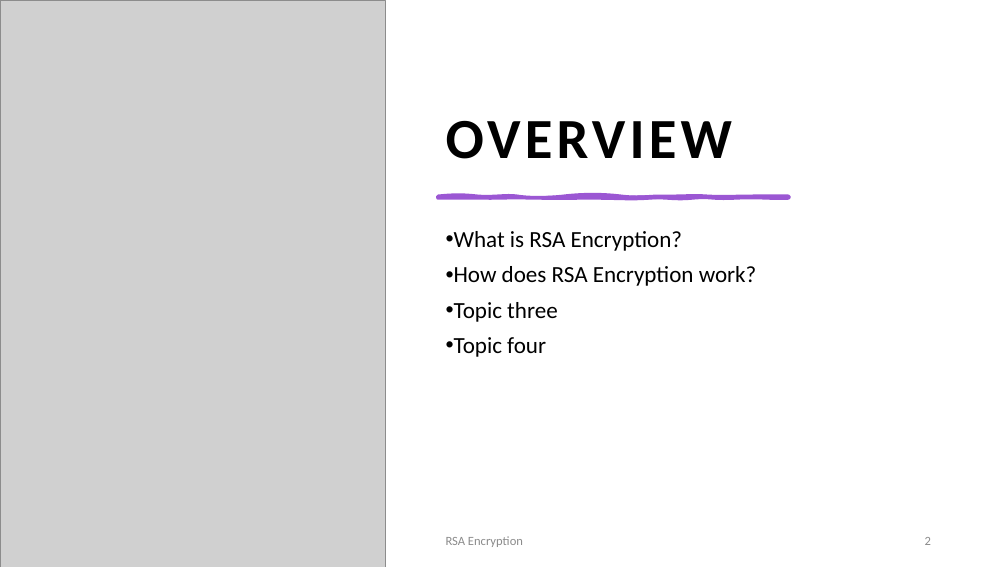
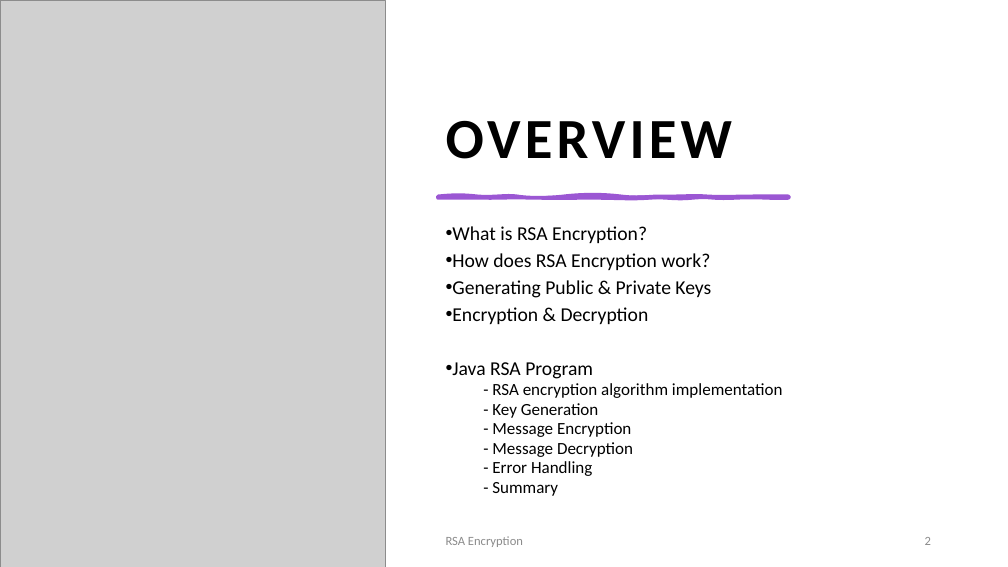
Before and after one commit to tpmcaloon/University, a slide deck: slide 2 of SecurityAndEncryption/RSAEncryptionPresentation.pptx. Drawn at 1008x567 pixels with LibreOffice and Linux fonts; fonts in the diff are those of the drawing; grey boxes stand for pictures. Boxes give left, top, right and bottom in pixels: in the first picture for what was removed or moved away, otherwise in the second. Text is boxed around its words. In the diff, an @@ line names an element or a change of style, - is before the commit and + after.

Commit message:
Security & Encryption Presentation and Assignment

```diff
--- a/SecurityAndEncryption/RSAEncryptionPresentation.pptx
+++ b/SecurityAndEncryption/RSAEncryptionPresentation.pptx
@@ text at [452,226,710,270]: size 22 to 18.7 pt in "What is RSA Encryption?", "How does RSA Encryption work?"; line spacing 0.9 to 0.7 @@
@@ text at [452,280,783,496]: text changed; size 22 to 16.1 pt @@
-• Topic three
-• Topic four
+• Generating Public & Private Keys
+• Encryption & Decryption
+• Java RSA Program
+  - RSA encryption algorithm implementation
+  - Key Generation
+  - Message Encryption
+  - Message Decryption
+  - Error Handling
+  - Summary
```
Also in this commit, not shown: 1 other slide changed, 11 slides added, 5 slides removed, 2 other files.
